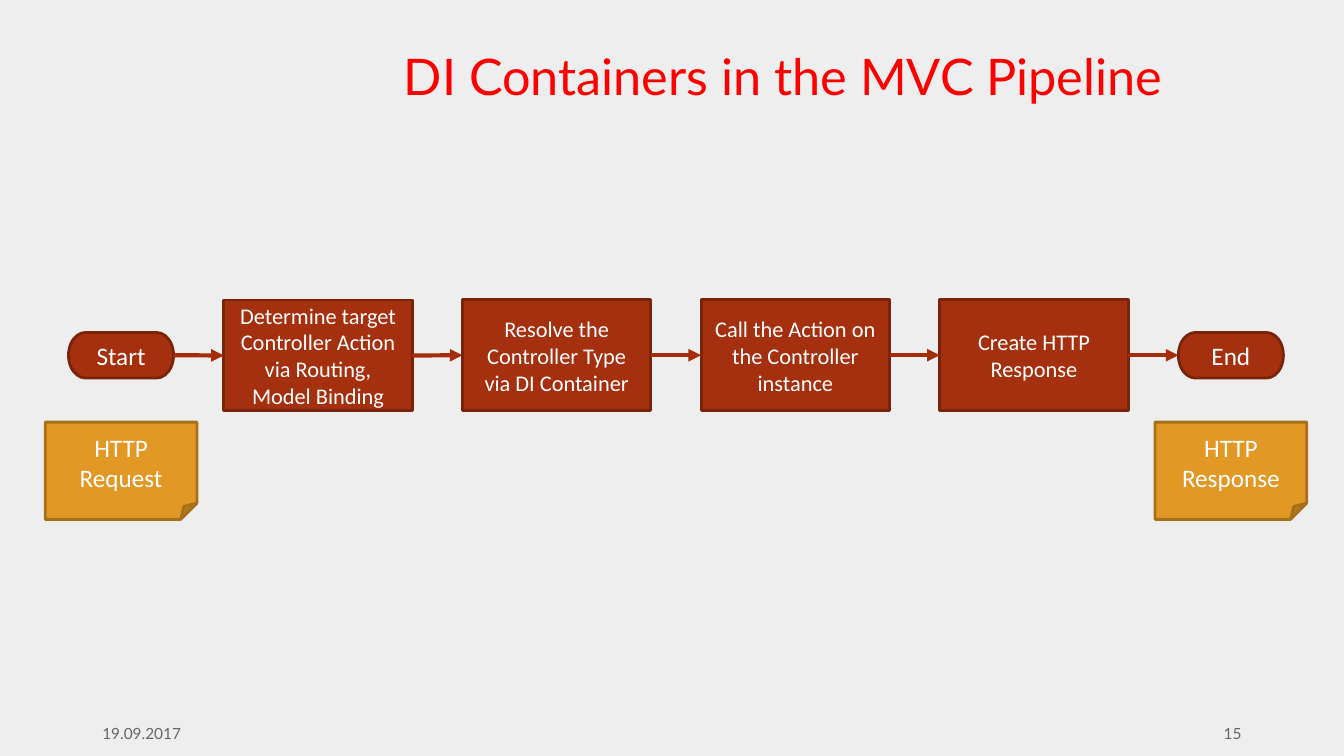
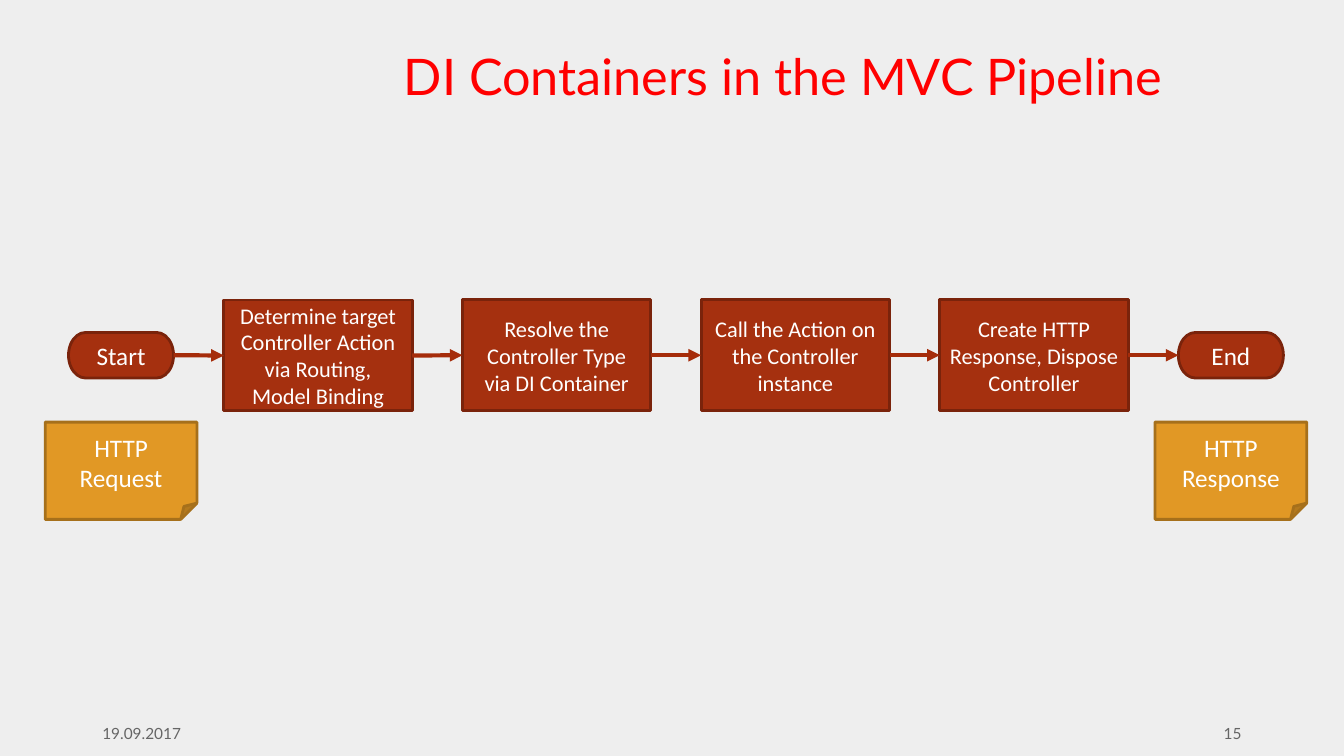
Before and after one commit to feO2x/AdcCore2017.DependencyInjection, a slide deck: slide 15 of ADC Core 2017 - Designing ASP.NET Core Apps with Dependency Injection in Mind.pptx. Drawn at 1344x756 pixels with LibreOffice and Linux fonts; fonts in the diff are those of the drawing; background and template pictures are left out. Boxes give left, top, right and bottom in pixels: in the first picture for what was removed or moved away, otherwise in the second. Text is boxed around its words. In the diff, an @@ line names an element or a change of style, - is before the commit and + after.

```diff
--- a/ADC Core 2017 - Designing ASP.NET Core Apps with Dependency Injection in Mind.pptx
+++ b/ADC Core 2017 - Designing ASP.NET Core Apps with Dependency Injection in Mind.pptx
@@ text in rectangle at [950,322,1118,391]: text changed @@
-Create HTTP Response
+Create HTTP Response, Dispose Controller
```
Also in this commit, not shown: 5 other slides changed, 3 slides added, 1 slide removed, 5 other files.
